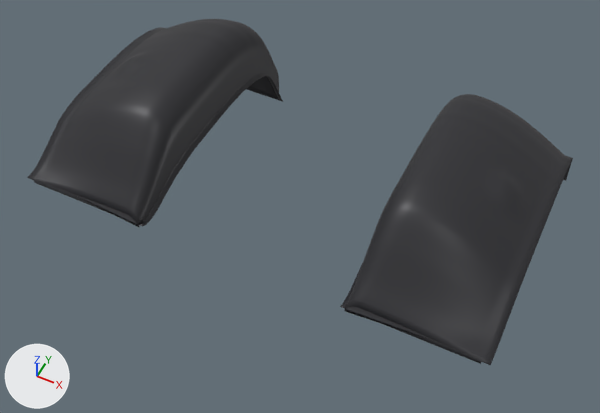
What one commit did to the glTF model nuke_frontend/public/models/k5-inner-fender.glb.
Rendered twice from a camera (50 mm lens) standing at (0.964, -3.96, 3.063) and looking at (0.035, -2.1, 0.739). Arrows for +X, +Y and +Z are at lower left; the lights stay in place. The picture after the commit comes second. Vertices at exactly the same position are counted once.

Names of what the first picture shows: 'inner_fender_L', 'inner_fender_R'.
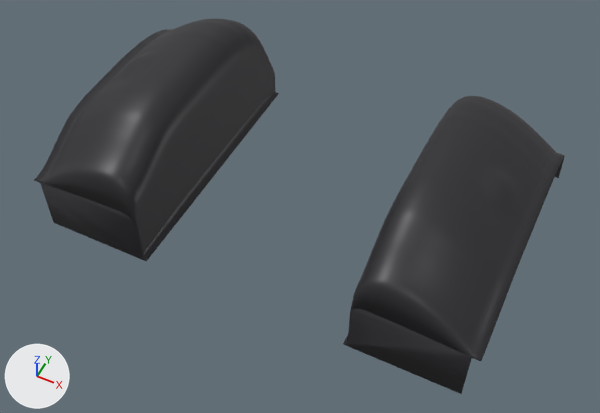
Where the change shows, as pixel boxes [x1, y1, x2, y2] in the pictures (600 x 413 px; the box of a moved part takes in the faces that stretch with it):
'inner_fender_L', reshaped (10% taller): before [340, 94, 573, 365]; after [343, 96, 565, 394]
'inner_fender_R', reshaped (16% taller): before [27, 19, 283, 227]; after [34, 19, 279, 261]
part 1 of me_inner_fender_l, added: after [348, 309, 472, 394]
part 2 of me_inner_fender_l, moved or reshaped: before [340, 94, 573, 365]; after [343, 96, 565, 361]

The change, as a list of edits to the scene's bpy script:
```text
Change me_inner_fender_l:
    used by ob_inner_fender_l; location = (0.0, 0.0, 0.0)
    remove me_inner_fender_l.from_pydata(...)  # 3901 vertices, 7792 faces; spans x 0.382..0.888, y -2.506..-1.439, z 0.58..1.131
    add me_inner_fender_l.from_pydata(...)  # 3902 vertices, 7792 faces; spans x 0.401..0.858, y -2.506..-1.439, z 0.619..1.131
    me_inner_fender_l part 1: a new loose piece of 60 vertices spanning x 0.419..0.828, y -2.506..-2.504, z 0.62..0.865, in mat_skirt (dark grey #303035)
    me_inner_fender_l part 2: 3722 vertices removed from x 0.382..0.888, y -2.506..-1.439, z 0.58..1.131; 3663 vertices added at x 0.401..0.858, y -2.506..-1.439, z 0.619..1.131
    other edits to the shape of me_inner_fender_l do not show in these pictures
Change me_inner_fender_r:
    used by ob_inner_fender_r; location = (0.0, 0.0, 0.0)
    remove me_inner_fender_r.from_pydata(...)  # 3902 vertices, 7792 faces; spans x -0.888..-0.382, y -2.506..-1.439, z 0.58..1.131
    add me_inner_fender_r.from_pydata(...)  # 3902 vertices, 7792 faces; spans x -0.858..-0.401, y -2.506..-1.439, z 0.619..1.131
    me_inner_fender_r part 3: 3902 of 3902 vertices moved; they spanned x -0.888..-0.382, y -2.506..-1.439, z 0.58..1.131 and now span x -0.858..-0.401, y -2.506..-1.439, z 0.619..1.131; mean shift (-0.008, 0.0, -0.034)
```
